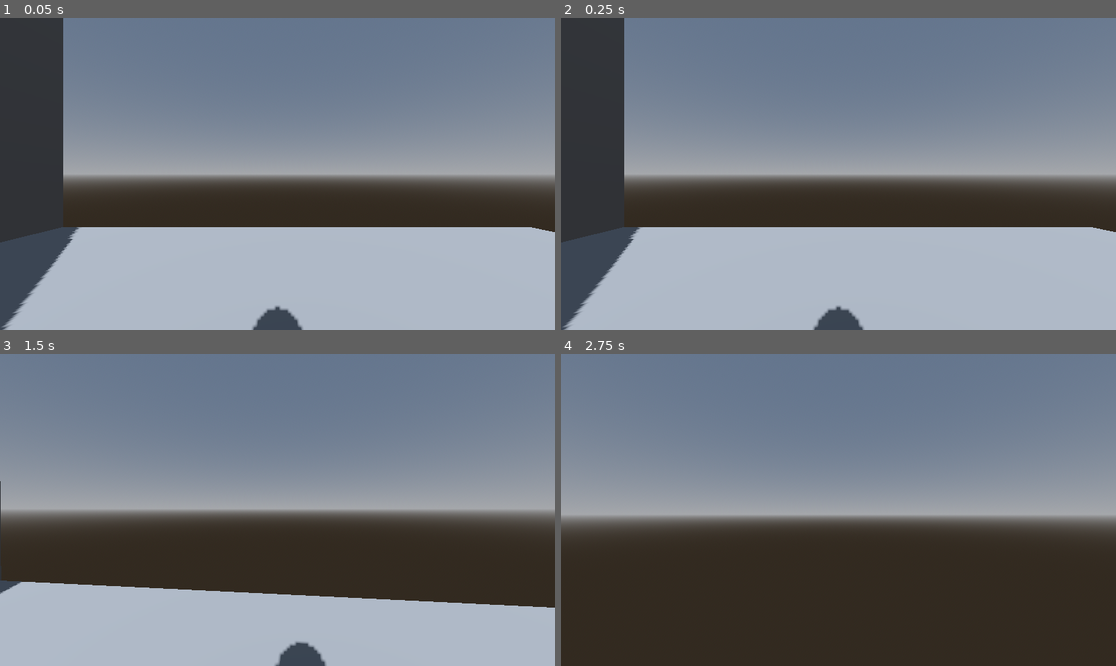
Above: before the commit, frames 1-4 (two rows, left to right).
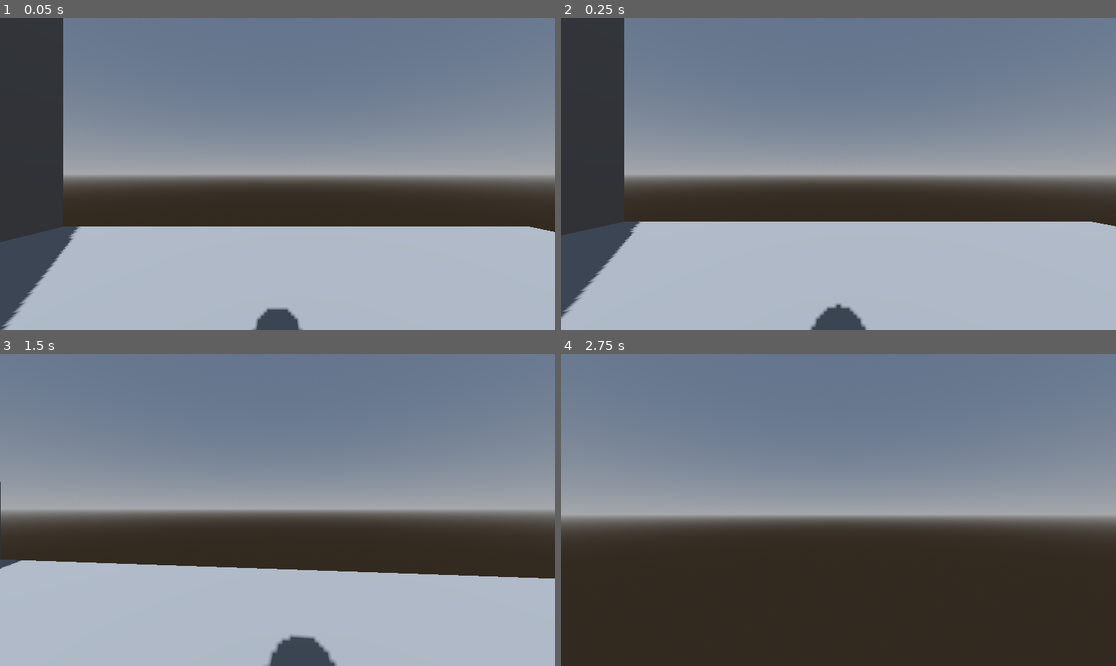
Above: after the commit, the same moments.

Repository: averyhiebert/wallkways
Game: Godot game, scene res://greyboxing/sandbox.tscn
The game is run twice, just before and just after one commit, with the same random seed, the same clock (stepped at 60 frames per second) and the same inputs.
Inputs (mouse positions are in pixels of both pictures, inside the frame that each line leads up to):
- Up to frame 1 (0.05 s): no input
- Up to frame 2 (0.25 s): no input
- Up to frame 3 (1.5 s): move the mouse to (305, 510) at 0.52 s; hold W (forward) from 0.53 s (still down); tap Space (jump) at 0.77 s; move the mouse to (249, 510) at 1.27 s
- Up to frame 4 (2.75 s): keep holding W (forward); tap Space (jump) at 1.52 s; move the mouse to (849, 503) at 2.02 s

The runs differ from the first frame. In frame 1, 0.3% of the frame differs, in the area x 0-100%, y 66-100%; in frame 2, 2.6%; in frame 3, 8.6%, in the area x 0-100%, y 40-100%; in frame 4, nothing differs.

Commit message:
Player physics now working.

Diff:
--- a/godot-src/greyboxing/player.gd
+++ b/godot-src/greyboxing/player.gd
@@ -9,8 +9,6 @@
 const ROTATE_COOLDOWN_TIME_MS = 500 # in ms, how long before we can rotate again
 var last_rotated = 0 # Last time we rotated, used for lockout
 
-var local_velocity = Vector3(0,0,0)
-
 # Get the gravity from the project settings to be synced with RigidBody nodes.
 var gravity = ProjectSettings.get_setting("physics/3d/default_gravity")
 
@@ -19,60 +17,53 @@
 
 func _input(event):
 	if event.is_action_pressed("ui_cancel"):
-		# uncapture mouse
-		Input.mouse_mode = Input.MOUSE_MODE_VISIBLE
+		Input.mouse_mode = Input.MOUSE_MODE_VISIBLE # uncapture mouse
+		# TODO Also recapture on mouse click
 
 	# Note: so far just copied from
 	if event is InputEventMouseMotion and Input.mouse_mode == Input.MOUSE_MODE_CAPTURED:
-		#rotate_y(-event.relative.x * mouse_sensitivity)
 		rotate_object_local(Vector3(0,1,0),-event.relative.x * mouse_sensitivity)
-		#$Camera3D.rotate_x(-event.relative.y * mouse_sensitivity)
 		$Camera3D.rotate_object_local(Vector3(1,0,0),-event.relative.y * mouse_sensitivity)
-		# TODO Figure out correct clamping
-		# TODO
 		$Camera3D.rotation.x = clampf($Camera3D.rotation.x, -deg_to_rad(70), deg_to_rad(70))
 
 func rotate_cooldown():
 	return not (Time.get_ticks_msec() - last_rotated) > ROTATE_COOLDOWN_TIME_MS
 
-func up_direction():
-	return transform.basis[1]
+func _physics_process(delta):
+	var local_velocity = transform.basis.inverse() * velocity
 
-func _physics_process(delta):
 	# Add the gravity.
-	if not is_on_floor():
-		local_velocity.y -= gravity * delta
-	else:
-		# TODO Check angle, rotate appropriately
+	if is_on_floor():
 		var normal = get_floor_normal()
 		var angle = normal.angle_to(transform.basis[1])
-		#var angle = get_floor_angle()
-		#if (abs(get_floor_angle() - deg_to_rad(45)) < 0.00001) and not rotate_cooldown():
 		if (abs(angle - deg_to_rad(45)) < 0.00001) and not rotate_cooldown():
-			# New basis
+			print("rotating")
 			var axis = get_floor_normal().cross(transform.basis[1]).normalized()
 			var new_transform = transform.rotated(axis,-angle)
 
 			# TODO Interpolate w/ quaternions
 			transform.basis = new_transform.basis
+
+			up_direction = get_floor_normal() # For correct floor detection
 			last_rotated = Time.get_ticks_msec()
-
-			#up_direction = get_floor_normal() # For floor detection
+			local_velocity.y = 0
+	else:
+		local_velocity.y -= gravity * delta
 
 	# Handle jump.
 	if Input.is_action_just_pressed("jump") and is_on_floor():
 		local_velocity.y = JUMP_VELOCITY
 
 	# Get the input direction and handle the movement/deceleration.
-	# As good practice, you should replace UI actions with custom gameplay actions.
 	var input_dir = Input.get_vector("left","right","forward","back")
-	var direction = (transform.basis * Vector3(input_dir.x, 0, input_dir.y)).normalized()
-	#var direction = Vector3(input_dir.x, 0, input_dir.y).normalized()
+	var direction = Vector3(input_dir.x, 0, input_dir.y).normalized()
 	if direction:
-		velocity.x = direction.x * SPEED
-		velocity.z = direction.z * SPEED
+		local_velocity.x = direction.x * SPEED
+		local_velocity.z = direction.z * SPEED
 	else:
-		velocity.x = move_toward(velocity.x, 0, SPEED)
-		velocity.z = move_toward(velocity.z, 0, SPEED)
+		local_velocity.x = move_toward(velocity.x, 0, SPEED)
+		local_velocity.z = move_toward(velocity.z, 0, SPEED)
+
+	velocity = transform.basis * local_velocity
 
 	move_and_slide()
